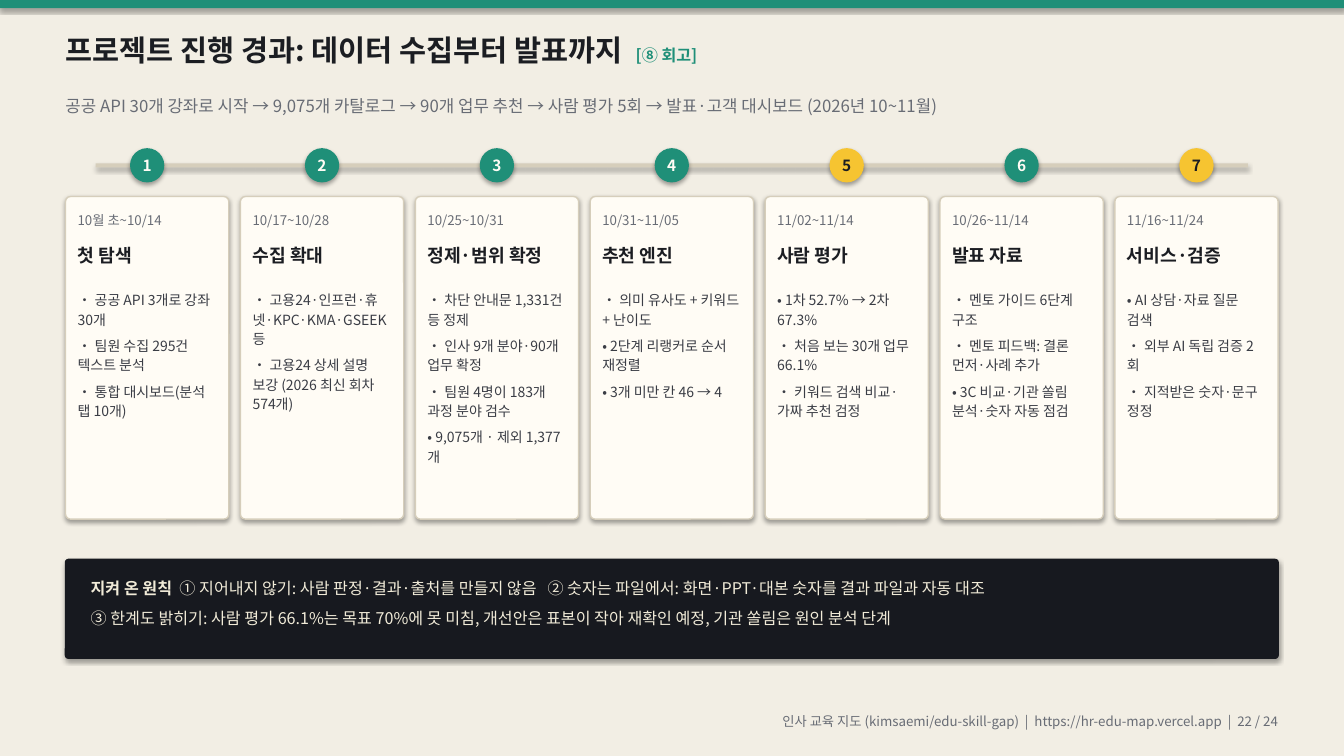
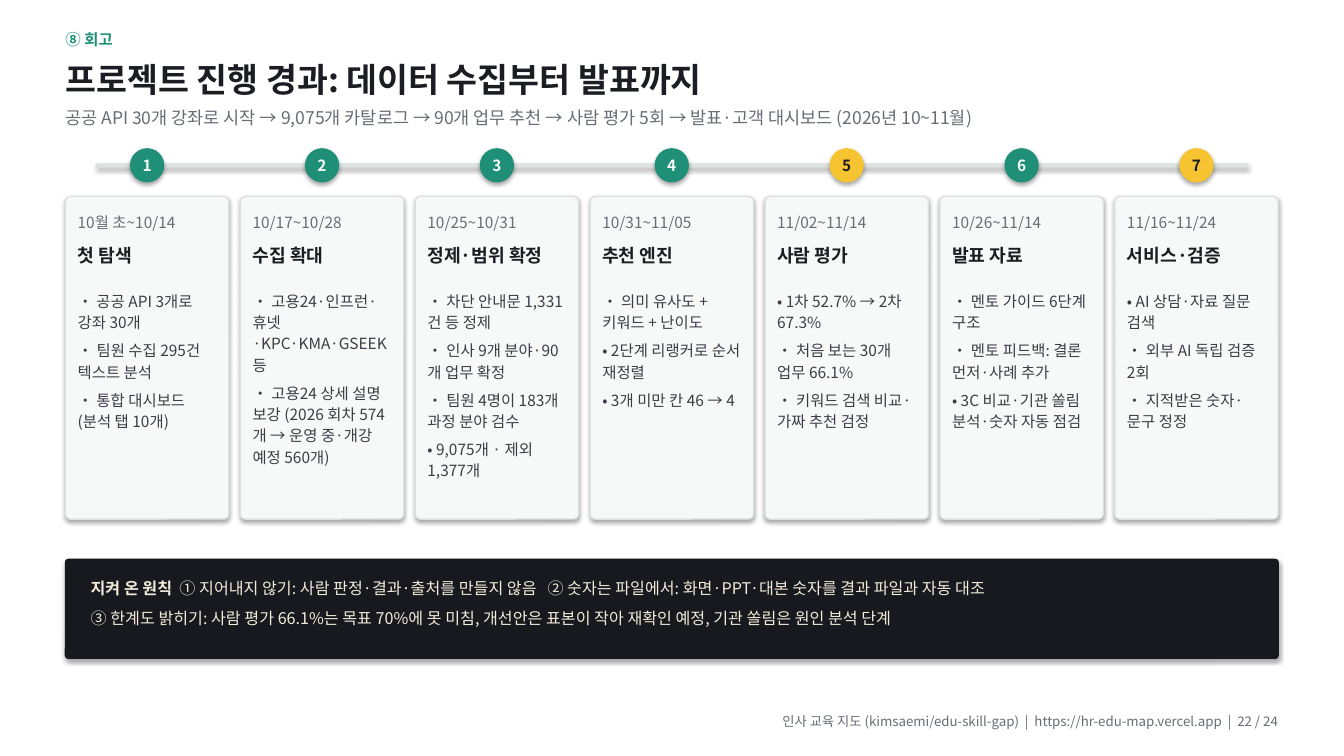
Before and after one commit to kimsaemi/edu-skill-gap, a slide deck: slide 22 of presentation/HR_교육지도_발표.pptx. Drawn at 1344x756 pixels with LibreOffice and Linux fonts; fonts in the diff are those of the drawing. Boxes give left, top, right and bottom in pixels: in the first picture for what was removed or moved away, otherwise in the second. Text is boxed around its words. In the diff, an @@ line names an element or a change of style, - is before the commit and + after.

```diff
--- a/presentation/HR_교육지도_발표.pptx
+++ b/presentation/HR_교육지도_발표.pptx
@@ rectangle at (0,0,1344,756): fill #F2EEE4 to #FFFFFF @@
@@ rectangle removed at (0,0,1344,8) @@
@@ text added at (65,32,112,47), 11 pt, text #1F8F78, bold @@
+⑧ 회고
@@ text at (65,63,702,95): text changed; size 21 to 24 pt @@
-프로젝트 진행 경과: 데이터 수집부터 발표까지 [⑧ 회고]
+프로젝트 진행 경과: 데이터 수집부터 발표까지
@@ text "공공 API 30개 강좌로 시작 ...": place and size @@
-text "공공 API 30개 강좌로 시작 ..." at (65,98,937,115)
+text "공공 API 30개 강좌로 시작 ..." at (65,109,972,127)
@@ text "공공 API 30개 강좌로 시작 ..." at (65,109,972,127): size 12 to 12.5 pt @@
@@ text colour #FFFCF5 to #F7F9F8 in 5 elements at (130,148,164,182), (304,148,339,182), (480,148,514,182), (655,148,690,182), (1004,148,1038,182) @@
@@ rectangle at (96,163,1248,167): fill #D6CEBB to #DCE2DF @@
@@ fill #FFFCF5 to #F7F9F8; outline #D6CEBB 1 pt to #DCE2DF 1 pt in 7 elements at (240,197,403,519), (415,197,579,519), (591,197,754,519), (765,197,929,519), (940,197,1103,519), (1115,197,1278,519), (66,197,229,519) @@
@@ size 9.5 to 11 pt in 7 elements at (78,215,175,231), (253,216,342,231), (427,216,516,231), (602,216,691,231), (777,216,866,231), (952,216,1041,231), (1127,216,1216,231) @@
@@ text at (253,294,387,372): size 10 to 11 pt in "• 고용24·인프런·휴넷·KPC·KMA·GSEEK 등" @@
@@ size 10 to 11 pt in 6 elements at (78,294,200,430), (427,294,563,479), (602,294,740,407), (777,294,911,428), (952,294,1086,428), (1127,294,1255,428) @@
@@ text at (253,386,380,466): text changed; size 10 to 11 pt @@
-• 고용24 상세 설명 보강 (2026 최신 회차 574개)
+• 고용24 상세 설명 보강 (2026 회차 574개 → 운영 중·개강 예정 560개)
```
Also in this commit, not shown: 22 other slides changed, 4 other files.
